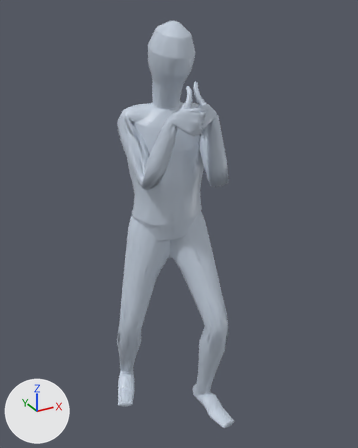
The glTF model app/assets/anims/Base/unarmed_block.glb, before and after one commit.
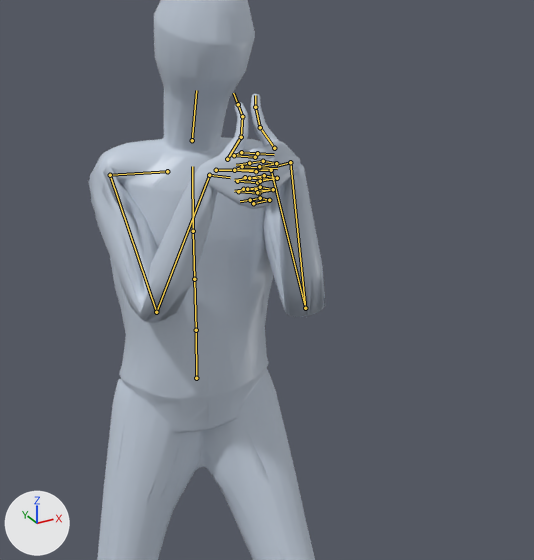
There are two pictures of each version: one whole from a 50 mm camera at (-0.89, -1.73, 1.775) aimed at (0.036, -0.047, 0.933), one close up on the part from 21% to 91% of the width and 8% to 67% of the height. Arrows for +X, +Y and +Z are at lower left; the lights stay in place. The first two pictures are the older version. Both versions are drawn at frame 41 of the action 'Animation'; the numbers are the values there. The bones that change, and the others that lie on the model, are drawn over the model as lines in the close-ups.

The first close-up shows 'Body_human_male'.
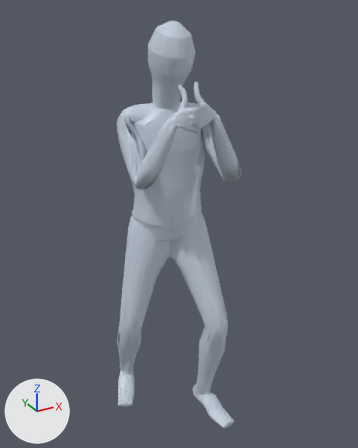
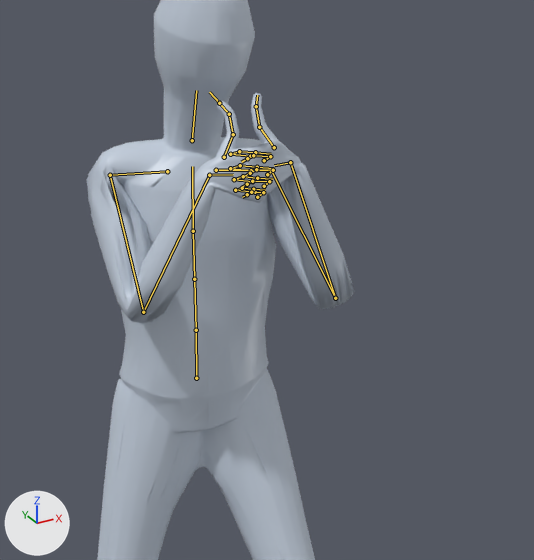
Location of each change, (x1, y1, x2, y2) in pixels of the close-ups (534 x 560 px):
'Body_human_male', posed: before (88, 0, 325, 560); after (87, 0, 354, 560)
bone 'mixamorig:LeftArm', root to tip: before (271, 170) to (305, 308); after (271, 170) to (335, 298)
bone 'mixamorig:LeftHand', root to tip: before (290, 162) to (276, 166); after (290, 162) to (274, 165)
bone 'mixamorig:RightArm', root to tip: before (110, 175) to (156, 312); after (110, 175) to (143, 312)
bone 'mixamorig:RightHand', root to tip: before (209, 175) to (230, 177); after (209, 175) to (233, 174)

The change in detail:
Bone 'mixamorig:LeftArm' (bone_mixamorig_leftarm) turns from (-78, -39, -7) to (-62, -38, -12) degrees about its own x, y and z.
Bone 'mixamorig:LeftHand' (bone_mixamorig_lefthand) turns from (-48, -9, 82) to (-58, -22, 83) degrees about its own x, y and z.
Bone 'mixamorig:RightArm' (bone_mixamorig_rightarm) turns from (-77, 41, 40) to (-68, 40, 44) degrees about its own x, y and z.
Bone 'mixamorig:RightHand' (bone_mixamorig_righthand) turns from (-19, 8, -68) to (-52, 15, -68) degrees about its own x, y and z.
